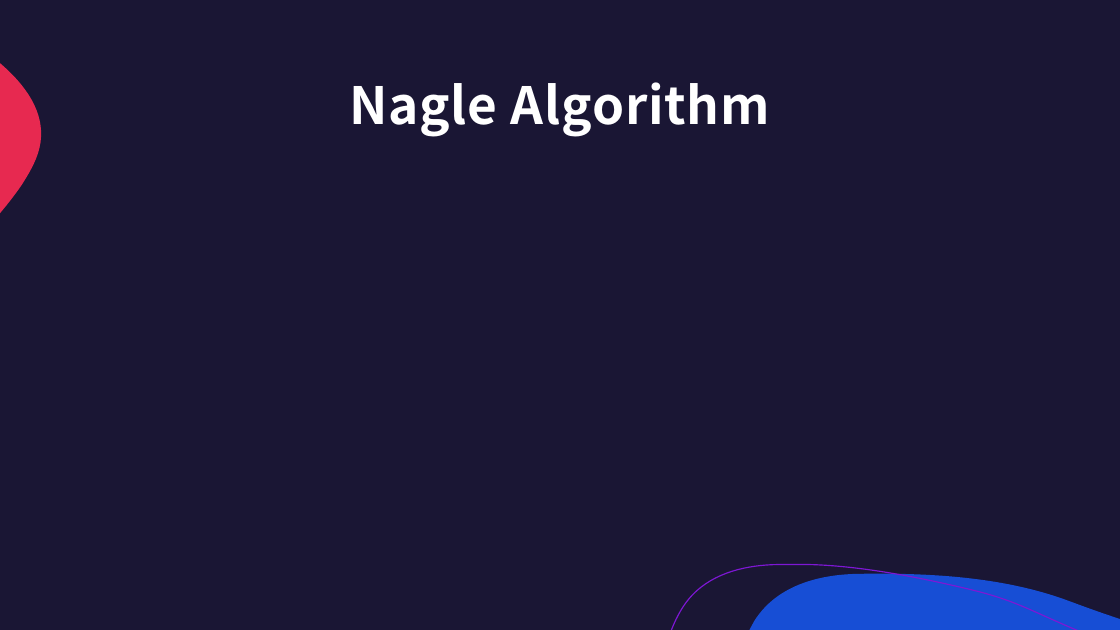
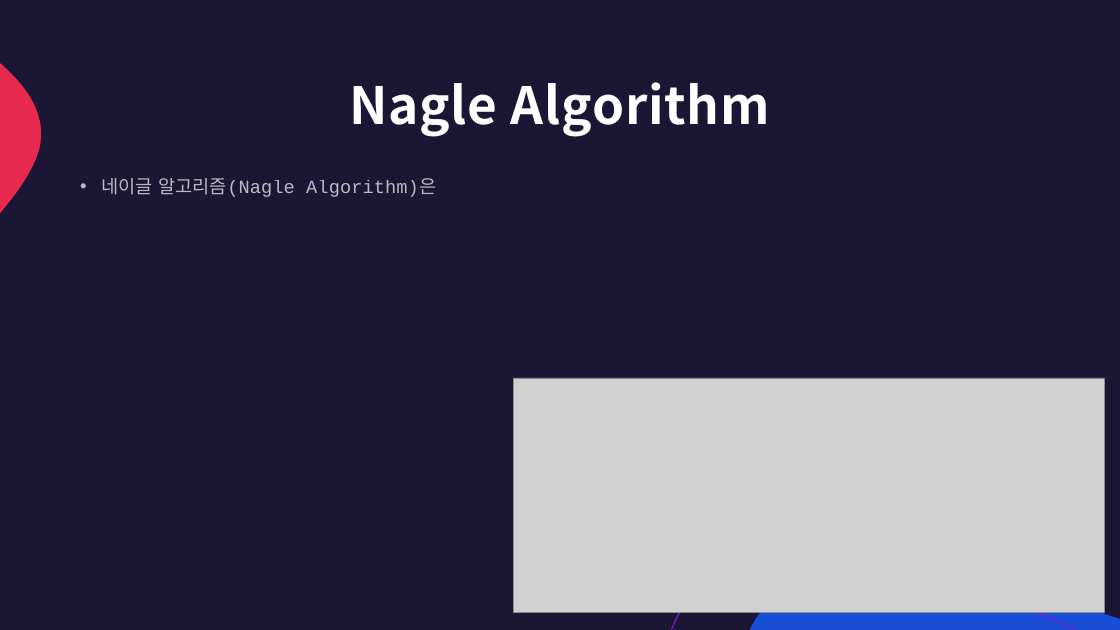
Before and after one commit to lumen4723/2024_network, a slide deck: slide 8 of 4.pptx. Drawn at 1120x630 pixels with LibreOffice and Linux fonts; fonts in the diff are those of the drawing; grey boxes stand for pictures. Boxes give left, top, right and bottom in pixels: in the first picture for what was removed or moved away, otherwise in the second. Text is boxed around its words. In the diff, an @@ line names an element or a change of style, - is before the commit and + after.

```diff
--- a/4.pptx
+++ b/4.pptx
@@ text added at [101,178,436,197], 16 pt, text #FFFFFF at 70% opacity @@
+• 네이글 알고리즘(Nagle Algorithm)은
@@ picture added at [513,378,1104,613] @@
```
Also in this commit, not shown: 2 other slides changed, 1 slide added, 1 slide removed, 41 other files.
